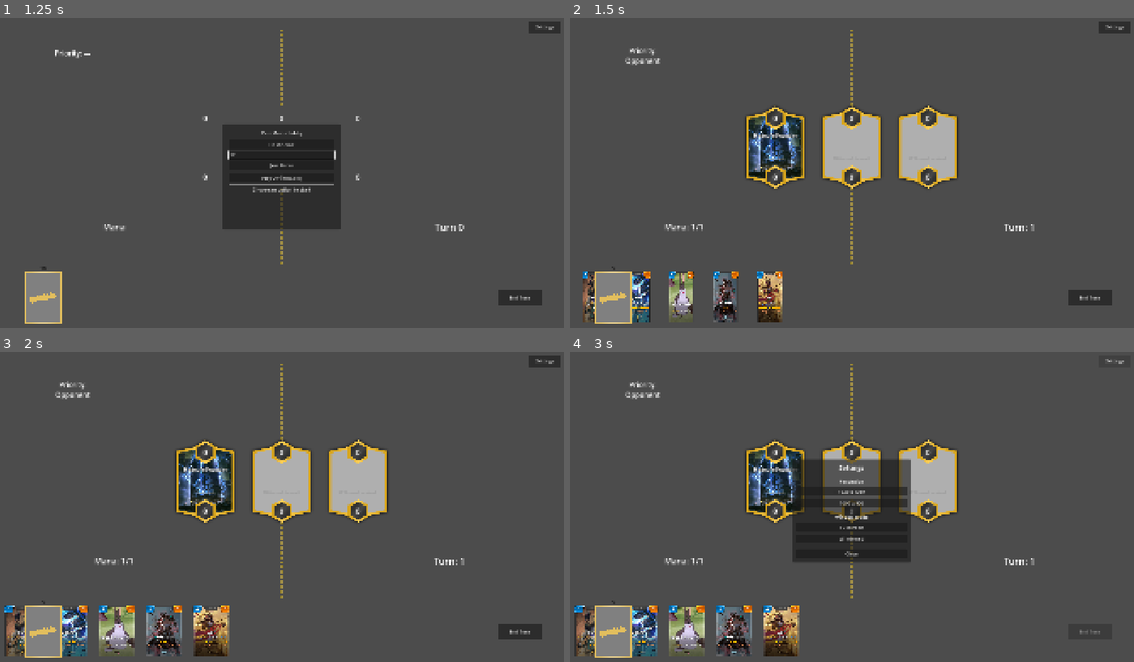
Above: before the commit, frames 1-4 (two rows, left to right).
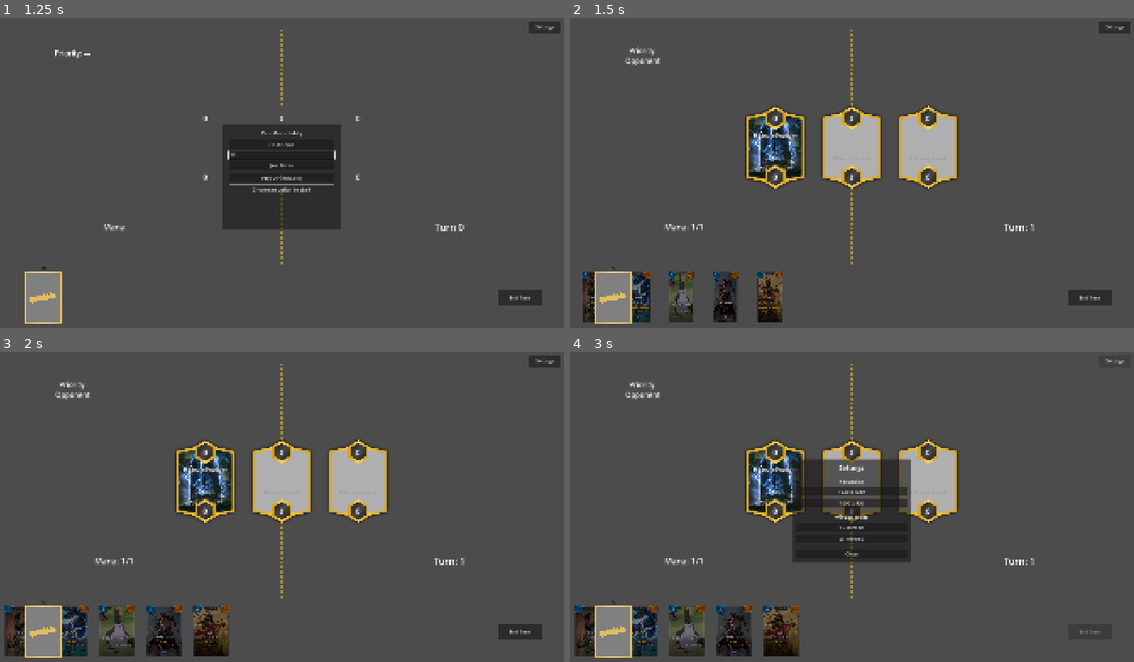
Above: after the commit, the same moments.

Repository: TakatoraSama/runeterra-forge
Game: Godot game, scene res://Scenes/Main.tscn
Same seed, same stepped clock (60 frames per second), same inputs: the game is played once before the commit and once after it.
Inputs (mouse positions are in pixels of both pictures, inside the frame that each line leads up to):
- Up to frame 1 (1.25 s): click (282, 154) at 0.52 s; type "12" at 0.6 s
- Up to frame 2 (1.5 s): click "Play Offline (Solo)" at 1.25 s
- Up to frame 3 (2 s): no input
- Up to frame 4 (3 s): click "End Turn" at 2 s; click "Settings" at 2.75 s

Frame 1 is identical in both runs. In frame 2, 2.7% of the frame differs, in the area x 2-38%, y 81-99%; in frame 3, 4.0%, in the area x 0-41%, y 81-99%; in frame 4, 4.0%.

Commit message:
add cards to database

Diff:
--- a/Scripts/Card.gd
+++ b/Scripts/Card.gd
@@ -14,7 +14,6 @@
 var is_resolved: bool = false  # True once this card has been flipped/revealed during resolve
 var is_in_hand: bool = false   # True while this card is in the local player's hand
 var runtime_keywords: Array = []  # Runtime-applied keywords (e.g. Stun). Not from CardDatabase.
-var glow_outline: Sprite2D = null  # Blue glow sprite shown when card is affordable
 
 # Cached scene-tree references (set in _ready). Null for preview-only instances.
 var _board: Node = null
@@ -37,18 +36,6 @@
 	_board = get_node_or_null("/root/Main/Board")
 	_card_manager = get_node_or_null("/root/Main/CardManager")
 	_game_manager = get_node_or_null("/root/Main/GameManager")
-	# Create glow outline node (blue pulsing border shown when card is affordable)
-	var glow_node := Sprite2D.new()
-	glow_node.name = "GlowOutline"
-	glow_node.texture = preload("res://Assets/CardComponent/card_back.png")
-	glow_node.z_index = -12  # Behind CardBase (z_index = -11)
-	glow_node.scale = Vector2(1.08, 1.08)  # Larger so glow border extends outside card edge
-	glow_node.visible = false
-	var shader_mat := ShaderMaterial.new()
-	shader_mat.shader = preload("res://Assets/CardComponent/card_glow_outline.gdshader")
-	glow_node.material = shader_mat
-	$"CardFront".add_child(glow_node)
-	glow_outline = glow_node
 
 
 # Called every frame. 'delta' is the elapsed time since the previous frame.
@@ -61,14 +48,16 @@
 
 
 func update_glow(current_mana: int) -> void:
-	if not glow_outline:
-		return
-	glow_outline.visible = is_in_hand and (get_current_cost() <= current_mana)
+	if not is_in_hand:
+		return
+	if get_current_cost() <= current_mana:
+		modulate = Color(1, 1, 1, 1)
+	else:
+		modulate = Color(0.5, 0.5, 0.5, 1)
 
 
 func hide_glow() -> void:
-	if glow_outline:
-		glow_outline.visible = false
+	modulate = Color(1, 1, 1, 1)
 
 
 func hide_card_back() -> void:
--- a/Scripts/CardDatabase.gd
+++ b/Scripts/CardDatabase.gd
@@ -451,6 +451,82 @@
 		"PreviewTooltip": ["Sion1", "Sion2"]
 	},
 
+	# Champions - Leona line
+	"Leona1": {
+		"Name": "Leona",
+		"Region": ["Targon"],
+		"Type": "Champion",
+		"SubType": "",
+		"Collectible": true,
+		"Sprite": "res://Assets/CardSprites/Leona1.webp",
+		"Level": 1,
+		"Cost": 3,
+		"Power": 5,
+		"Keyword": ["Tough"],
+		"Skill": "{Daybreak}: {Stun} the strongest enemy here.",
+		"LevelUp": "You've activated {Daybreak} {daybreak_threshold}+ times.",
+		"LevelUpTo": "Leona2",
+		"AbilityType": "",
+		"BalanceValues": {"daybreak_threshold": 3},
+		"PreviewTooltip": ["Leona1", "Leona2"]
+	},
+	"Leona2": {
+		"Name": "Leona",
+		"Region": ["Targon"],
+		"Type": "Champion",
+		"SubType": "",
+		"Collectible": true,
+		"Sprite": "res://Assets/CardSprites/Leona2.webp",
+		"Level": 2,
+		"Cost": 3,
+		"Power": 5,
+		"Keyword": ["Challenger"],
+		"Skill": "{Daybreak} or when you activate another {Daybreak}: {Stun} the strongest enemy.",
+		"LevelUp": "You've activated {Daybreak} {daybreak_threshold}+ times.",
+		"LevelUpTo": "Leona2",
+		"AbilityType": "",
+		"BalanceValues": {"daybreak_threshold": 3},
+		"PreviewTooltip": ["Leona1", "Leona2"]
+	},
+
+	# Champions - Diana line
+	"Diana1": {
+		"Name": "Diana",
+		"Region": ["Targon"],
+		"Type": "Champion",
+		"SubType": "",
+		"Collectible": true,
+		"Sprite": "res://Assets/CardSprites/Diana1.webp",
+		"Level": 1,
+		"Cost": 2,
+		"Power": 2,
+		"Keyword": [],
+		"Skill": "{Nightfall} or when you activate another {Nightfall}: Grant me {Challenger}. [br] If I already have it, activate my {Challenger} instead.",
+		"LevelUp": "You've activated {Nightfall} {nightfall_threshold}+ times.",
+		"LevelUpTo": "Diana2",
+		"AbilityType": "",
+		"BalanceValues": {"nightfall_threshold": 3},
+		"PreviewTooltip": ["Diana1", "Diana2"]
+	},
+	"Diana2": {
+		"Name": "Diana",
+		"Region": ["Targon"],
+		"Type": "Champion",
+		"SubType": "",
+		"Collectible": true,
+		"Sprite": "res://Assets/CardSprites/Diana2.webp",
+		"Level": 2,
+		"Cost": 2,
+		"Power": 2,
+		"Keyword": ["Challenger"],
+		"Skill": "{Nightfall} or when you activate another {Nightfall}: Activate my {Challenger} and grant me +{power_increase} Power.",
+		"LevelUp": "",
+		"LevelUpTo": "Diana2",
+		"AbilityType": "",
+		"BalanceValues": {"power_increase": 2},
+		"PreviewTooltip": ["Diana1", "Diana2"]
+	},
+
 	# Landmarks
 	"BuriedSunDisc": {
 		"Name": "Buried Sun Disc",
@@ -529,7 +605,7 @@
 		"BalanceValues": {"aura_power": 1},
 		"PreviewTooltip": ["Irelia1", "Irelia2", "Blade"]
 	},
-		"NavoriConspirator": {
+	"NavoriConspirator": {
 		"Name": "Navori Conspirator",
 		"Region": ["Ionia"],
 		"Type": "Follower",
@@ -544,7 +620,7 @@
 		"BalanceValues": {"aura_power": 1},
 		"PreviewTooltip": ["NavoriConspirator"]
 	},
-		"SolitaryMonk": {
+	"SolitaryMonk": {
 		"Name": "Solitary Monk",
 		"Region": ["Ionia"],
 		"Type": "Follower",
Binary file added: Assets/RegionSprites/Bilgewater.webp
Not shown, added: Assets/RegionSprites/Bilgewater.webp.import
Binary file added: Assets/RegionSprites/Demacia.webp
Not shown, added: Assets/RegionSprites/Demacia.webp.import
Binary file added: Assets/RegionSprites/Ixtal.webp
Not shown, added: Assets/RegionSprites/Ixtal.webp.import
Binary file added: Assets/RegionSprites/Noxus.webp
Not shown, added: Assets/RegionSprites/Noxus.webp.import
Binary file added: Assets/RegionSprites/PiltoverZaun.webp
Not shown, added: Assets/RegionSprites/PiltoverZaun.webp.import
Binary file added: Assets/RegionSprites/ShadowIsles.webp
Not shown, added: Assets/RegionSprites/ShadowIsles.webp.import
(and 2 more such lines)
